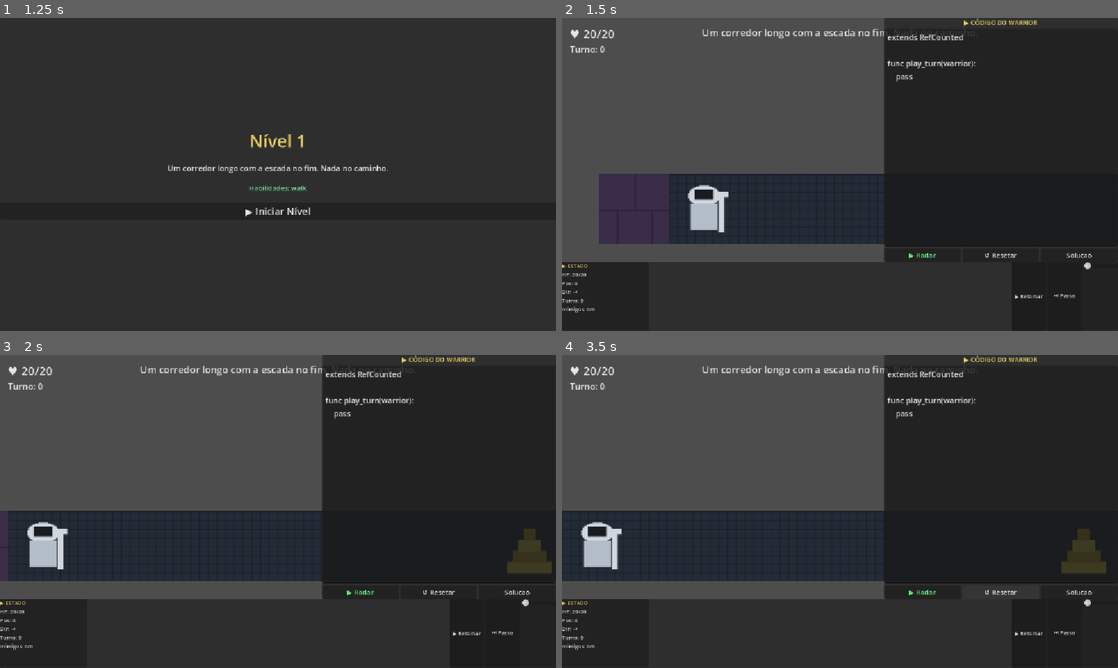
Above: before the commit, frames 1-4 (two rows, left to right).
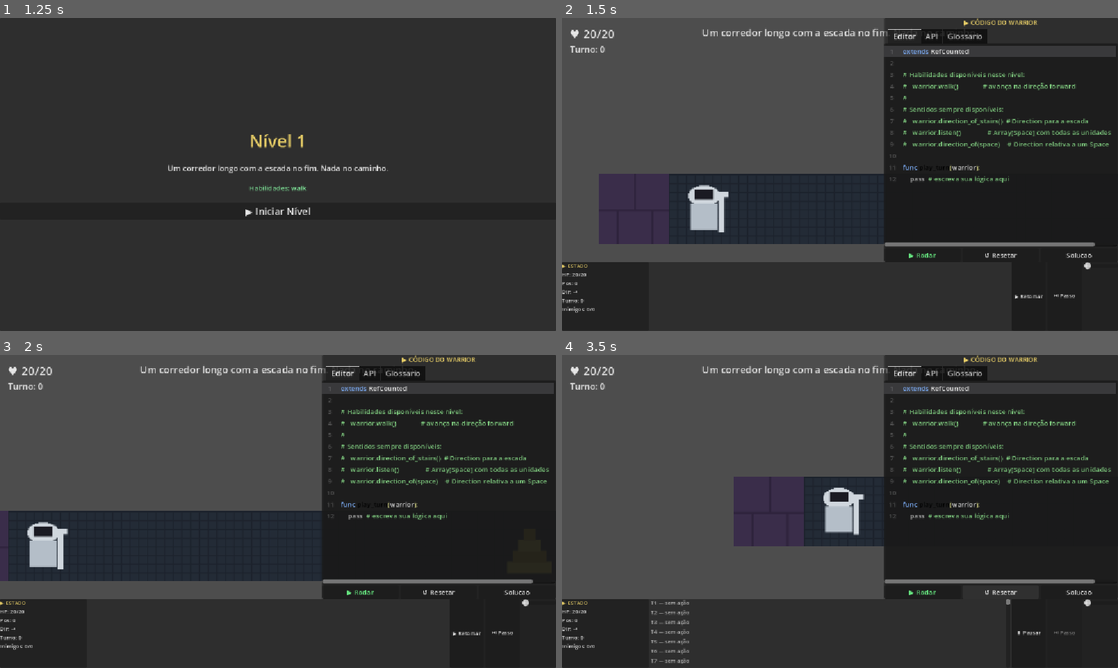
Above: after the commit, the same moments.

Repository: navegar-sistemas/dojo
Game: Godot game, scene res://scenes/main_menu.tscn
The game is run twice, just before and just after one commit, with the same random seed, the same clock (stepped at 60 frames per second) and the same inputs.
Inputs:
- Up to frame 1 (1.25 s): click "▶ Iniciar" at 0.5 s
- Up to frame 2 (1.5 s): click "▶ Iniciar Nível" at 1.25 s
- Up to frame 3 (2 s): no input
- Up to frame 4 (3.5 s): click "▶ Rodar" at 2 s; click "↺ Resetar" at 2.75 s

Frame 1 is identical in both runs. In frame 2, 4.2% of the frame differs, in the area x 57-100%, y 3-74%; in frame 3, 4.2%; in frame 4, 19%, in the area x 0-100%, y 3-99%.
Error before the commit: Invalid access to property or key 'pressed' on a base object of type 'null instance'. (res://src/presentation/code_editor_panel.gd:22)

Commit message:
fix(game): substituir CodeEditorPanel inline por instancia de code_editor_panel.tscn
code_editor_panel.gd usa caminhos com abas ($VBox/Tabs/Editor/...) mas
game.tscn tinha estrutura inline antiga sem TabContainer — causando null
nos botoes e erro 'pressed' on null instance ao abrir o jogo.

Diff:
--- a/godot/42warrior/scenes/game.tscn
+++ b/godot/42warrior/scenes/game.tscn
@@ -1,11 +1,10 @@
-[gd_scene load_steps=10 format=3]
+[gd_scene load_steps=9 format=3]
 
 [ext_resource type="Script" path="res://src/presentation/game_controller.gd" id="1_gamecontroller"]
 [ext_resource type="Script" path="res://src/presentation/dungeon_view.gd" id="2_dungview"]
 [ext_resource type="Script" path="res://src/presentation/entity_sprite_registry.gd" id="3_registry"]
 [ext_resource type="Script" path="res://src/presentation/hud_view.gd" id="4_hudview"]
-[ext_resource type="Script" path="res://src/presentation/code_editor_panel.gd" id="5_panel"]
-[ext_resource type="Script" path="res://src/presentation/error_view.gd" id="6_errview"]
+[ext_resource type="PackedScene" path="res://scenes/code_editor_panel.tscn" id="5_panel"]
 [ext_resource type="Script" path="res://src/presentation/warrior_state_panel.gd" id="7_warpanel"]
 [ext_resource type="Script" path="res://src/presentation/turn_console.gd" id="8_console"]
 [ext_resource type="Script" path="res://src/presentation/execution_controls.gd" id="9_controls"]
@@ -100,67 +99,13 @@
 [node name="EditorLayer" type="CanvasLayer" parent="."]
 layer = 2
 
-[node name="CodeEditorPanel" type="PanelContainer" parent="EditorLayer"]
-visible = true
-script = ExtResource("5_panel")
+[node name="CodeEditorPanel" parent="EditorLayer" instance=ExtResource("5_panel")]
 anchor_left = 0.58
 anchor_top = 0.0
 anchor_right = 1.0
 anchor_bottom = 0.78
 grow_horizontal = 2
 grow_vertical = 2
-
-[node name="VBox" type="VBoxContainer" parent="EditorLayer/CodeEditorPanel"]
-layout_mode = 2
-theme_override_constants/separation = 4
-
-[node name="TitleBar" type="Label" parent="EditorLayer/CodeEditorPanel/VBox"]
-layout_mode = 2
-text = "▶ CÓDIGO DO WARRIOR"
-horizontal_alignment = 1
-theme_override_font_sizes/font_size = 13
-theme_override_colors/font_color = Color(0.9, 0.8, 0.4, 1)
-
-[node name="Editor" type="CodeEdit" parent="EditorLayer/CodeEditorPanel/VBox"]
-layout_mode = 2
-size_flags_vertical = 3
-custom_minimum_size = Vector2(0, 300)
-text = "extends RefCounted
-
-func play_turn(warrior):
-	pass"
-
-[node name="Buttons" type="HBoxContainer" parent="EditorLayer/CodeEditorPanel/VBox"]
-layout_mode = 2
-theme_override_constants/separation = 4
-
-[node name="RunBtn" type="Button" parent="EditorLayer/CodeEditorPanel/VBox/Buttons"]
-layout_mode = 2
-size_flags_horizontal = 3
-text = "▶ Rodar"
-theme_override_colors/font_color = Color(0.4, 0.9, 0.5, 1)
-
-[node name="ResetBtn" type="Button" parent="EditorLayer/CodeEditorPanel/VBox/Buttons"]
-layout_mode = 2
-size_flags_horizontal = 3
-text = "↺ Resetar"
-
-[node name="RefBtn" type="Button" parent="EditorLayer/CodeEditorPanel/VBox/Buttons"]
-layout_mode = 2
-size_flags_horizontal = 3
-text = "Solucao"
-
-[node name="ErrorView" type="PanelContainer" parent="EditorLayer/CodeEditorPanel/VBox"]
-script = ExtResource("6_errview")
-visible = false
-custom_minimum_size = Vector2(0, 60)
-
-[node name="Label" type="Label" parent="EditorLayer/CodeEditorPanel/VBox/ErrorView"]
-layout_mode = 2
-text = ""
-autowrap_mode = 3
-theme_override_colors/font_color = Color(1, 0.4, 0.4, 1)
-theme_override_font_sizes/font_size = 13
 
 [node name="DebugLayer" type="CanvasLayer" parent="."]
 layer = 3
